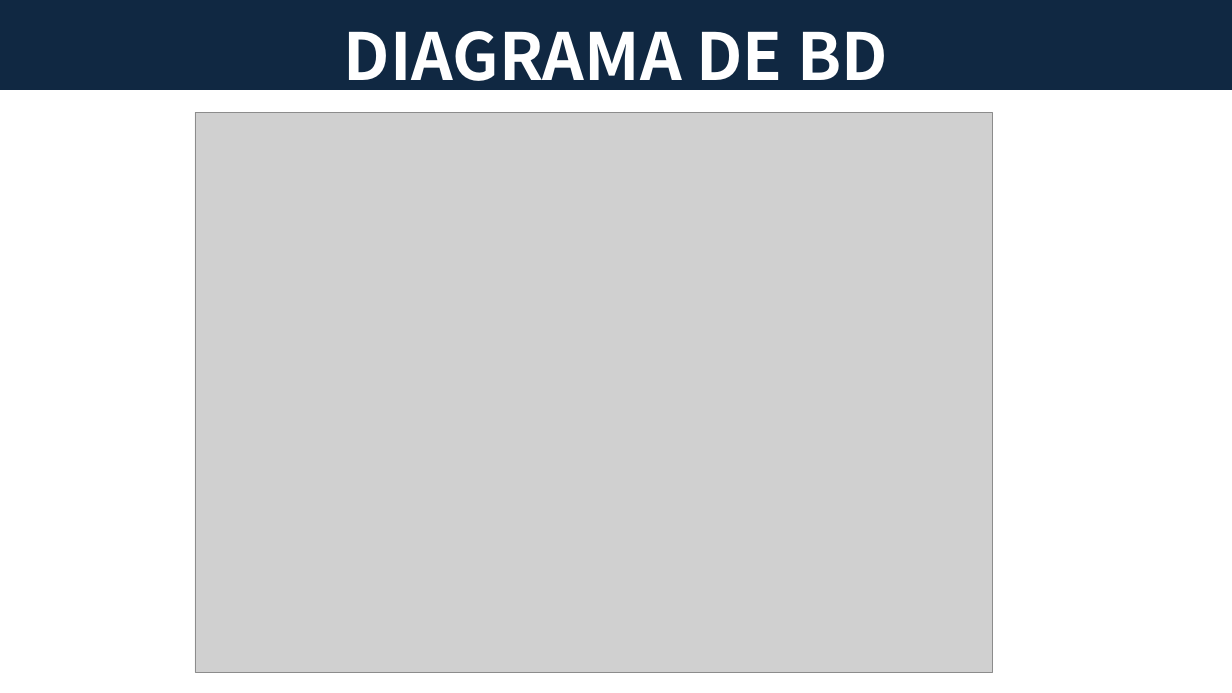
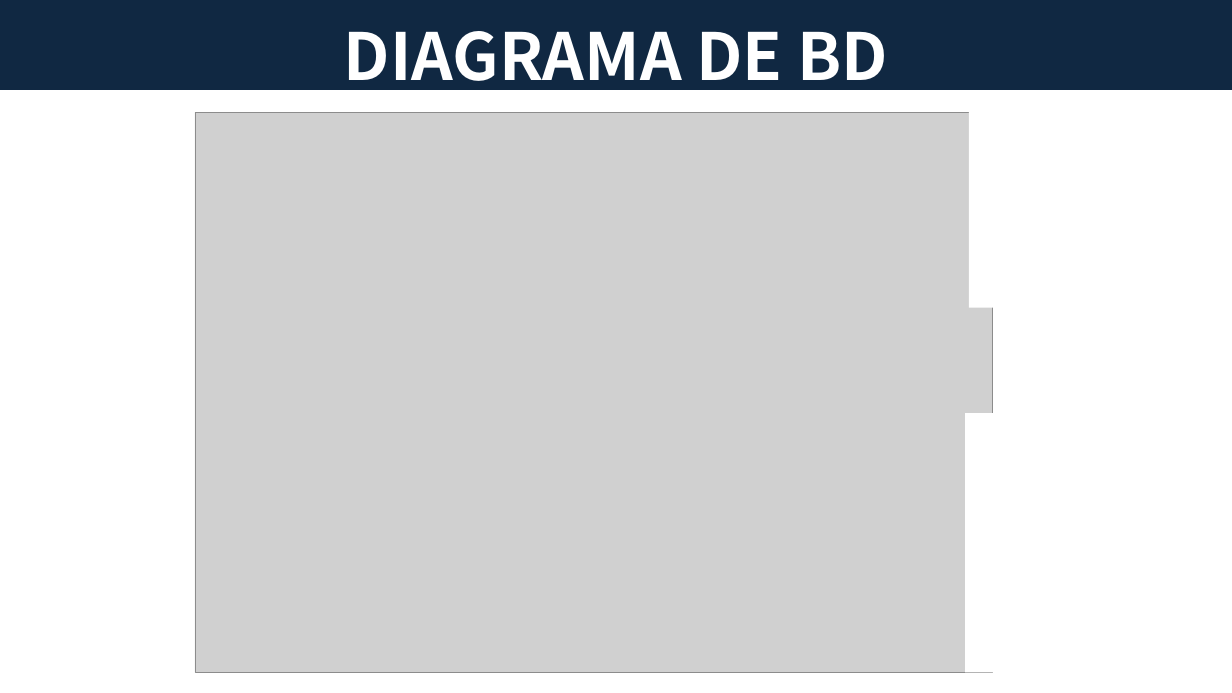
Before and after one commit to BandTec/grupo-05-adsa-20201, a slide deck: slide 9 of SuperVisorPower.pptx. Drawn at 1232x693 pixels with LibreOffice and Linux fonts; fonts in the diff are those of the drawing; grey boxes stand for pictures. Boxes give left, top, right and bottom in pixels: in the first picture for what was removed or moved away, otherwise in the second. Text is boxed around its words. In the diff, an @@ line names an element or a change of style, - is before the commit and + after.

```diff
--- a/SuperVisorPower.pptx
+++ b/SuperVisorPower.pptx
@@ rectangle added at (x1=969, y1=100, x2=1023, y2=307), fill #FFFFFF @@
@@ rectangle added at (x1=965, y1=413, x2=1019, y2=673), fill #FFFFFF @@
```
Also in this commit, not shown: 4 other slides changed, 2 slides added, 2 slides removed.
